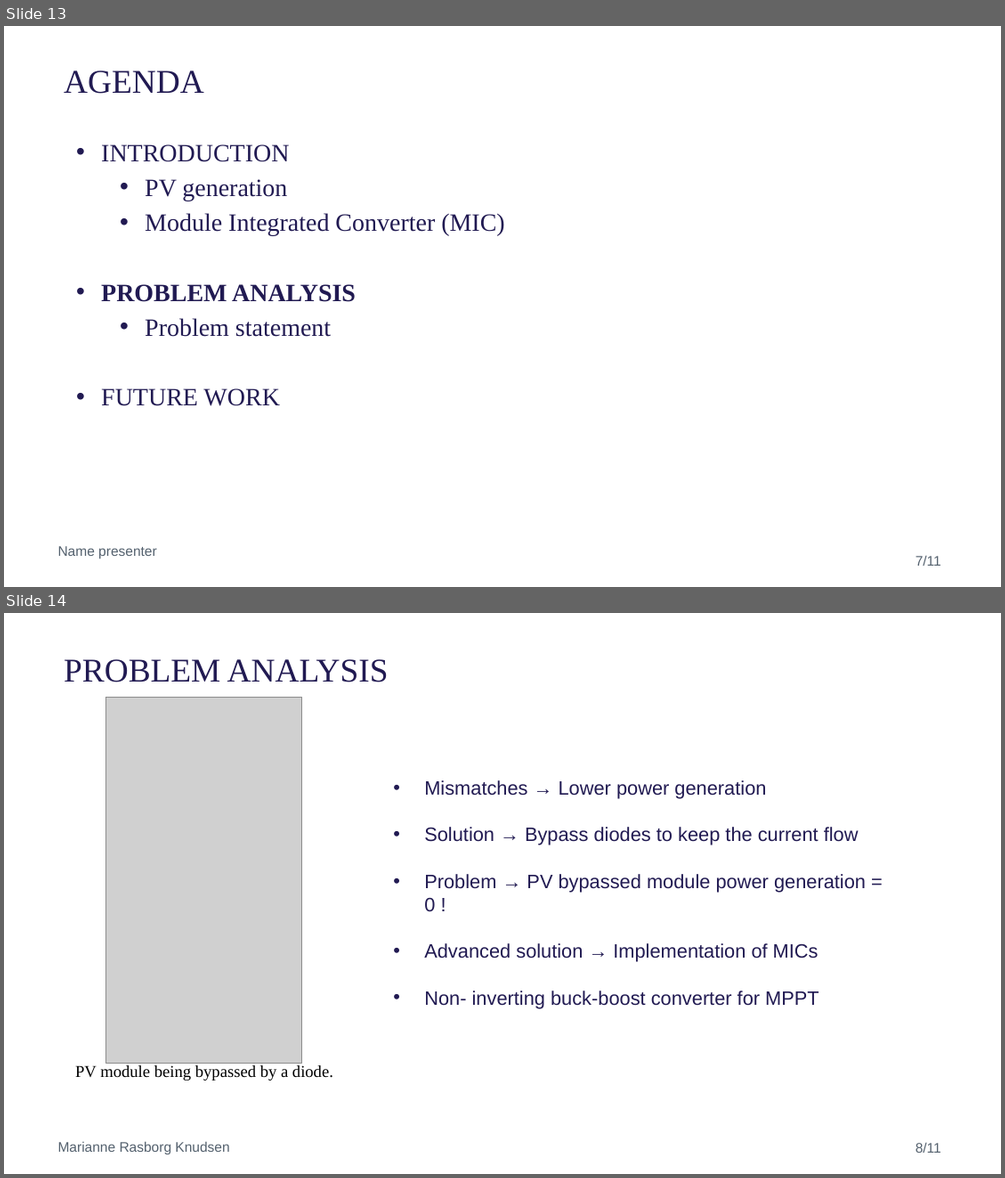
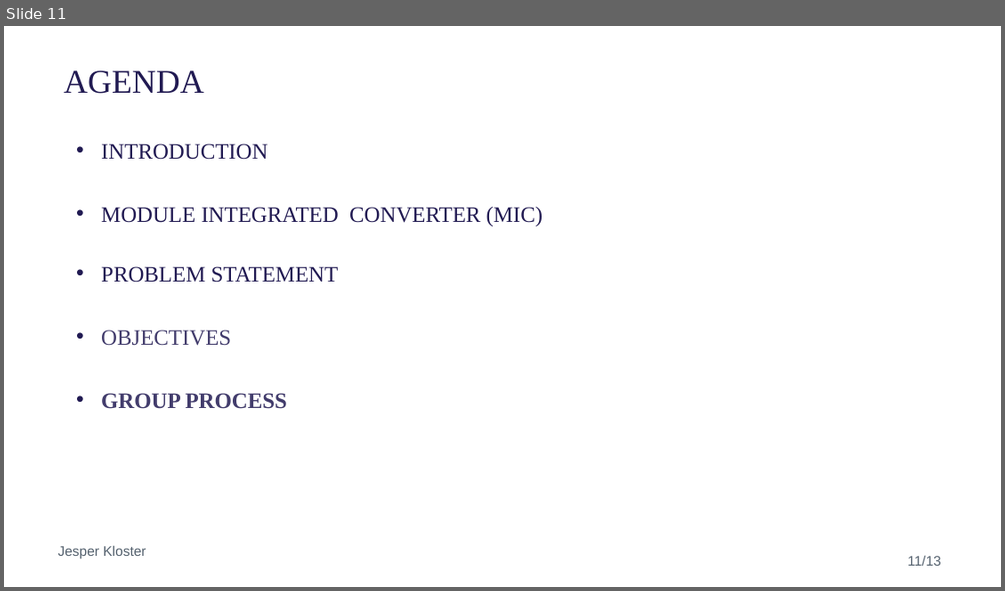
Before and after one commit to NicolaiFransen/Semester-Project-PED1, a slide deck: Reports/Presentation_P0_11_10.pptx. Shown one above the other, each under a label of ours: slides 13 and 14 before the commit, slide 11 after it. The pictures are 1005x1178 and 1005x591 pixels, drawn with LibreOffice and Linux fonts; fonts in the diff are those of the drawing; grey boxes stand for pictures; background and template pictures are left out. Boxes give left, top, right and bottom in pixels: in the first picture for what was removed or moved away, otherwise in the second. Text is boxed around its words. In the diff, an @@ line names an element or a change of style, - is before the commit and + after.

```diff
--- a/Reports/Presentation_P0_11_10.pptx
+++ b/Reports/Presentation_P0_11_10.pptx
@@ slide 14 removed at bbox=[4, 613, 1001, 1174], background #FFFFFF @@
@@ title removed at bbox=[64, 659, 388, 682] @@
-PROBLEM ANALYSIS
@@ picture removed at bbox=[105, 698, 301, 1062] @@
@@ text removed at bbox=[424, 780, 866, 1008] @@
-• Mismatches → Lower power generation
-• Solution → Bypass diodes to keep the current flow
-• Problem → PV bypassed module power generation = 0 !
-• Advanced solution → Implementation of MICs
-• Non- inverting buck-boost converter for MPPT
@@ text removed at bbox=[75, 1065, 333, 1080] @@
-PV module being bypassed by a diode.
@@ text removed at bbox=[58, 1141, 229, 1154] @@
-Marianne Rasborg Knudsen
@@ text removed at bbox=[915, 1143, 941, 1152] @@
-8/11
@@ what was slide 13 is now slide 11 @@
@@ slide 11 changed as well @@
@@ text at bbox=[101, 143, 267, 160]: size 18 to 16 pt in "INTRODUCTION" @@
@@ text at bbox=[101, 207, 542, 409]: text changed; size 18 to 16 pt @@
-    • PV generation
-    • Module Integrated Converter (MIC)
-• PROBLEM ANALYSIS
-    • Problem statement
-• FUTURE WORK
+• MODULE INTEGRATED CONVERTER (MIC)
+• PROBLEM STATEMENT
+• OBJECTIVES
+• GROUP PROCESS
@@ text at bbox=[58, 545, 146, 558]: text changed @@
-Name presenter
+Jesper Kloster
@@ page number at bbox=[907, 555, 941, 565]: text changed @@
-7/11
+11/13
```
Also in this commit, not shown: 8 other slides changed, 3 slides added, 7 other slides removed.
